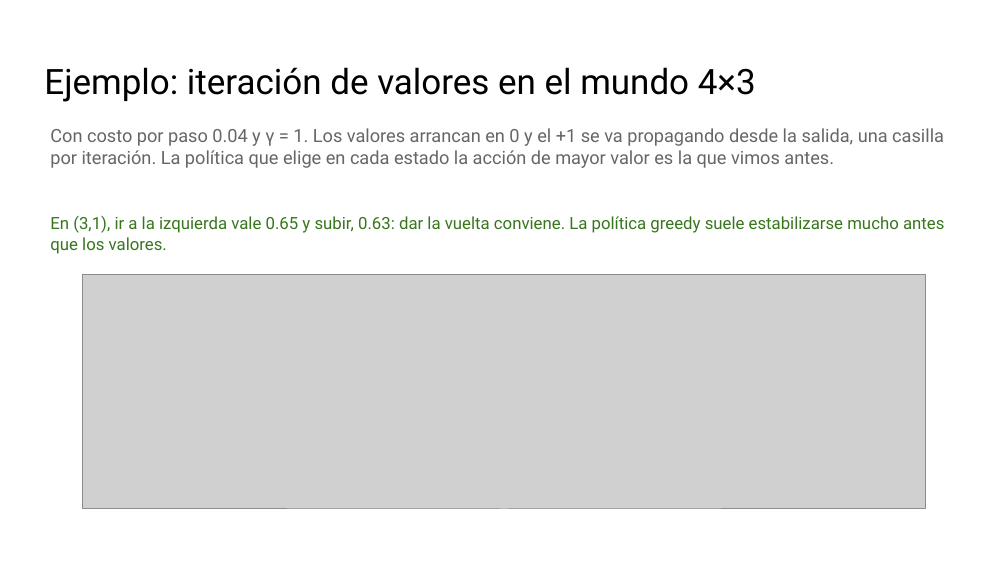
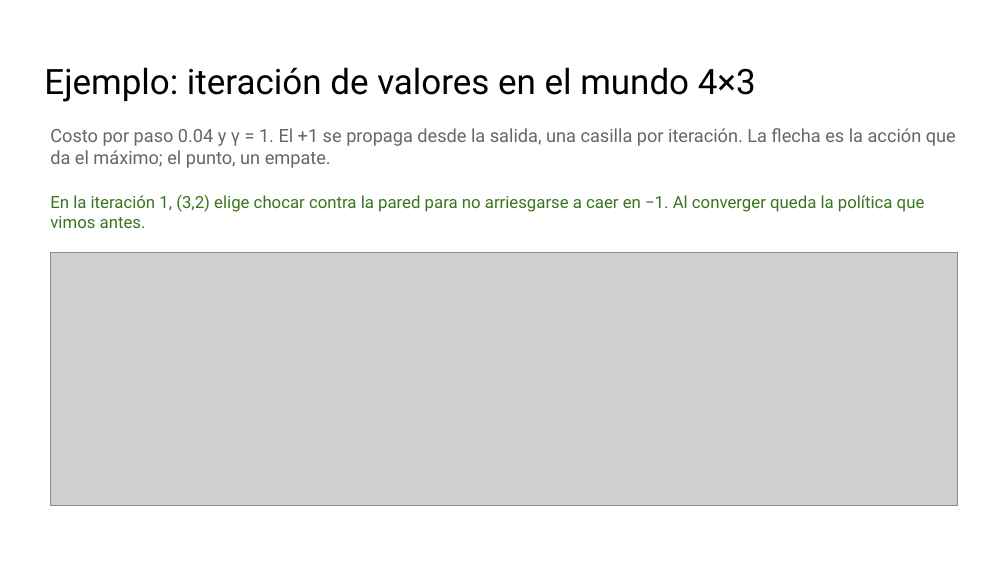
Before and after one commit to telsesser/2026-ML-UNLU, a slide deck: slide 22 of 03-refuerzos/presentaciones/C3-1_ Decisiones secuenciales y Q-learning.pptx. Drawn at 1008x567 pixels with LibreOffice and Linux fonts; fonts in the diff are those of the drawing; grey boxes stand for pictures; background and template pictures are left out. Boxes give left, top, right and bottom in pixels: in the first picture for what was removed or moved away, otherwise in the second. Text is boxed around its words. In the diff, an @@ line names an element or a change of style, - is before the commit and + after.

```diff
--- a/03-refuerzos/presentaciones/C3-1_ Decisiones secuenciales y Q-learning.pptx
+++ b/03-refuerzos/presentaciones/C3-1_ Decisiones secuenciales y Q-learning.pptx
@@ text at bbox=[50, 128, 956, 168]: text changed @@
-Con costo por paso 0.04 y γ = 1. Los valores arrancan en 0 y el +1 se va propagando desde la salida, una casilla por iteración. La política que elige en cada estado la acción de mayor valor es la que vimos antes.
+Costo por paso 0.04 y γ = 1. El +1 se propaga desde la salida, una casilla por iteración. La flecha es la acción que da el máximo; el punto, un empate.
@@ text at bbox=[50, 195, 925, 228]: text changed @@
-En (3,1), ir a la izquierda vale 0.65 y subir, 0.63: dar la vuelta conviene. La política greedy suele estabilizarse mucho antes que los valores.
+En la iteración 1, (3,2) elige chocar contra la pared para no arriesgarse a caer en −1. Al converger queda la política que vimos antes.
@@ picture: place and size @@
-picture at bbox=[83, 274, 925, 509]
+picture at bbox=[50, 252, 958, 505]
```
Also in this commit, not shown: 4 other files.
